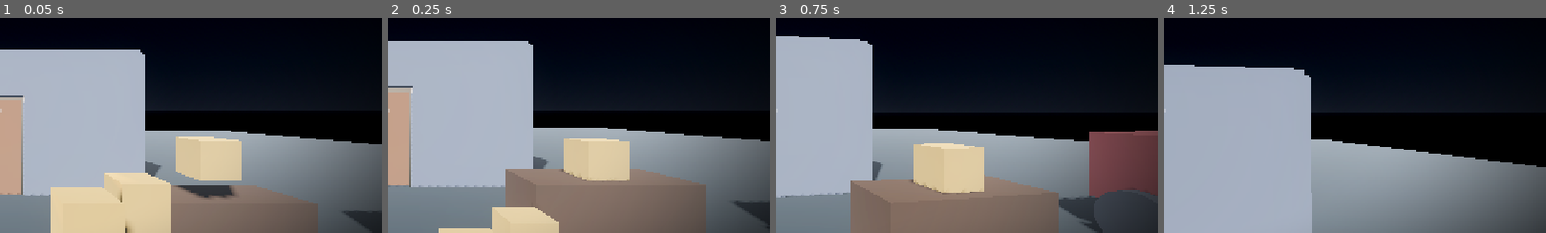
Above: before the commit, frames 1-4 (left to right).
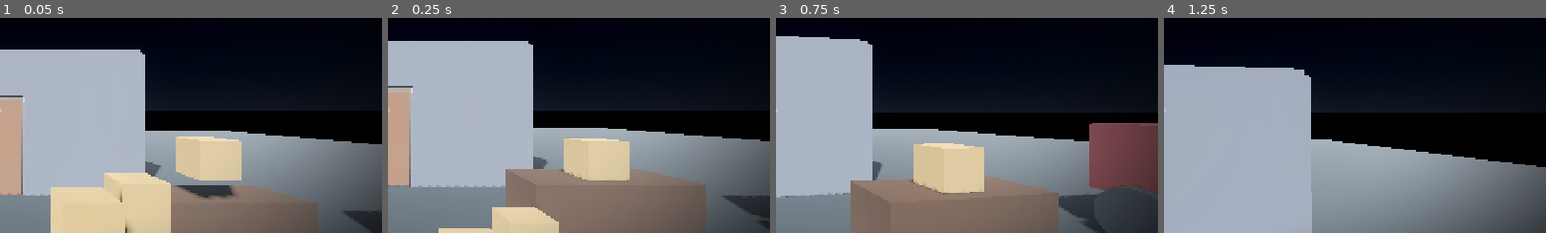
Above: after the commit, the same moments.

Repository: patrisck/mistline
Game: Godot game, scene res://scenes/world/test_map.tscn
The game is run twice, just before and just after one commit, with the same random seed, the same clock (stepped at 60 frames per second) and the same inputs.
Inputs (mouse positions are % of the whole screen's width and height, from its top left):
- Up to frame 1 (0.05 s): no input
- Up to frame 2 (0.25 s): no input
- Up to frame 3 (0.75 s): tap Enter at 0.5 s; move the mouse to (55, 50) at 0.52 s; press the mouse at (55, 50) at 0.53 s; hold W (move_forward) from 0.53 s (still down)
- Up to frame 4 (1.25 s): keep holding W (move_forward); tap Space (jump) at 0.77 s
The pictures show only the part of the screen within x 50-100%, y 28-78%; the shares and areas given below are measured in that part.

Frame 1 is identical in both runs. In frame 2, 0.3% of the frame differs, in the area x 88-100%, y 82-97%; in frame 3, 1.1%, in the area x 74-100%, y 48-96%; in frame 4, nothing differs.

Commit message:
fix: wheels sinking into ground / rear bottoming on accel (suspension too soft)
Diagnosed via a headless probe: the car sat with the suspension ~81%
compressed just standing still (0.162m of 0.2m travel), so the visual
wheels (driven by the suspension) dropped through the ground, and under
acceleration the rear bottomed out completely ("wheelie into the floor").

- suspension_stiffness 45 -> 150 (static compression now ~0.03m; wheels
  rest flush; rear no longer bottoms under load transfer).
- suspension_max_force 6000 -> 15000.
- damping raised to match the stiffer spring (compression 0.8, relaxation
  1.0) to avoid bounce.
- Exposed suspension_stiffness in the debug menu (Car section) and applied
  it live via the car script.

Co-Authored-By: Claude Opus 4.8 <noreply@anthropic.com>

Diff:
--- a/scenes/vehicle/car.tscn
+++ b/scenes/vehicle/car.tscn
@@ -47,10 +47,10 @@
 wheel_rest_length = 0.2
 wheel_friction_slip = 4.5
 suspension_travel = 0.2
-suspension_stiffness = 45.0
-damping_compression = 0.5
-damping_relaxation = 0.6
-suspension_max_force = 6000.0
+suspension_stiffness = 150.0
+damping_compression = 0.8
+damping_relaxation = 1.0
+suspension_max_force = 15000.0
 
 [node name="MeshInstance3D" type="MeshInstance3D" parent="WheelFL"]
 transform = Transform3D(0, 1, 0, -1, 0, 0, 0, 0, 1, 0, 0, 0)
@@ -65,10 +65,10 @@
 wheel_rest_length = 0.2
 wheel_friction_slip = 4.5
 suspension_travel = 0.2
-suspension_stiffness = 45.0
-damping_compression = 0.5
-damping_relaxation = 0.6
-suspension_max_force = 6000.0
+suspension_stiffness = 150.0
+damping_compression = 0.8
+damping_relaxation = 1.0
+suspension_max_force = 15000.0
 
 [node name="MeshInstance3D" type="MeshInstance3D" parent="WheelFR"]
 transform = Transform3D(0, 1, 0, -1, 0, 0, 0, 0, 1, 0, 0, 0)
@@ -83,10 +83,10 @@
 wheel_rest_length = 0.2
 wheel_friction_slip = 2.5
 suspension_travel = 0.2
-suspension_stiffness = 45.0
-damping_compression = 0.5
-damping_relaxation = 0.6
-suspension_max_force = 6000.0
+suspension_stiffness = 150.0
+damping_compression = 0.8
+damping_relaxation = 1.0
+suspension_max_force = 15000.0
 
 [node name="MeshInstance3D" type="MeshInstance3D" parent="WheelRL"]
 transform = Transform3D(0, 1, 0, -1, 0, 0, 0, 0, 1, 0, 0, 0)
@@ -101,10 +101,10 @@
 wheel_rest_length = 0.2
 wheel_friction_slip = 2.5
 suspension_travel = 0.2
-suspension_stiffness = 45.0
-damping_compression = 0.5
-damping_relaxation = 0.6
-suspension_max_force = 6000.0
+suspension_stiffness = 150.0
+damping_compression = 0.8
+damping_relaxation = 1.0
+suspension_max_force = 15000.0
 
 [node name="MeshInstance3D" type="MeshInstance3D" parent="WheelRR"]
 transform = Transform3D(0, 1, 0, -1, 0, 0, 0, 0, 1, 0, 0, 0)
--- a/scripts/debug_bindings.gd
+++ b/scripts/debug_bindings.gd
@@ -96,6 +96,7 @@
 		DebugMenu.add_float("Car", "Rear grip", car, "rear_grip", 0.5, 8.0, 0.1)
 		DebugMenu.add_float("Car", "Handbrake rear grip", car, "handbrake_rear_grip", 0.1, 4.0, 0.1)
 		DebugMenu.add_float("Car", "Roll influence (0=stable)", car, "roll_influence", 0.0, 1.0, 0.01)
+		DebugMenu.add_float("Car", "Suspension stiffness", car, "suspension_stiffness", 30.0, 300.0, 5.0)
 		DebugMenu.add_float("Car", "Max steer", car, "max_steer", 0.2, 1.0, 0.02)
 		DebugMenu.add_float("Car", "Cam distance", car, "cam_distance", 3.0, 12.0, 0.2)
 		DebugMenu.add_float("Car", "Cam height", car, "cam_height", 1.0, 6.0, 0.1)
--- a/scripts/vehicle/car.gd
+++ b/scripts/vehicle/car.gd
@@ -25,6 +25,8 @@
 @export var handbrake_rear_grip: float = 0.6
 ## Wheel roll torque. LOWER = more roll-stable (0 = won't tip); higher = leans/tips.
 @export var roll_influence: float = 0.0
+## Suspension stiffness (N/mm). Higher = less sag/less body movement.
+@export var suspension_stiffness: float = 150.0
 
 @export_group("Chase camera")
 @export var cam_distance: float = 6.0
@@ -134,10 +136,12 @@
 	for w in _front_wheels:
 		w.wheel_friction_slip = front_grip
 		w.wheel_roll_influence = roll_influence
+		w.suspension_stiffness = suspension_stiffness
 	var rg := handbrake_rear_grip if handbrake else rear_grip
 	for w in _rear_wheels:
 		w.wheel_friction_slip = rg
 		w.wheel_roll_influence = roll_influence
+		w.suspension_stiffness = suspension_stiffness
 
 
 # --------------------------------------------------------------------------
